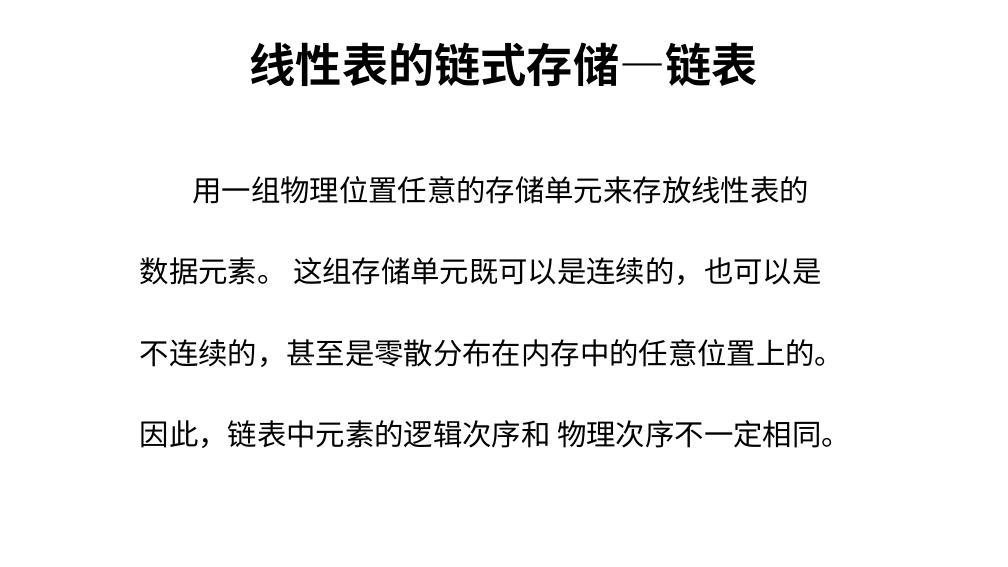
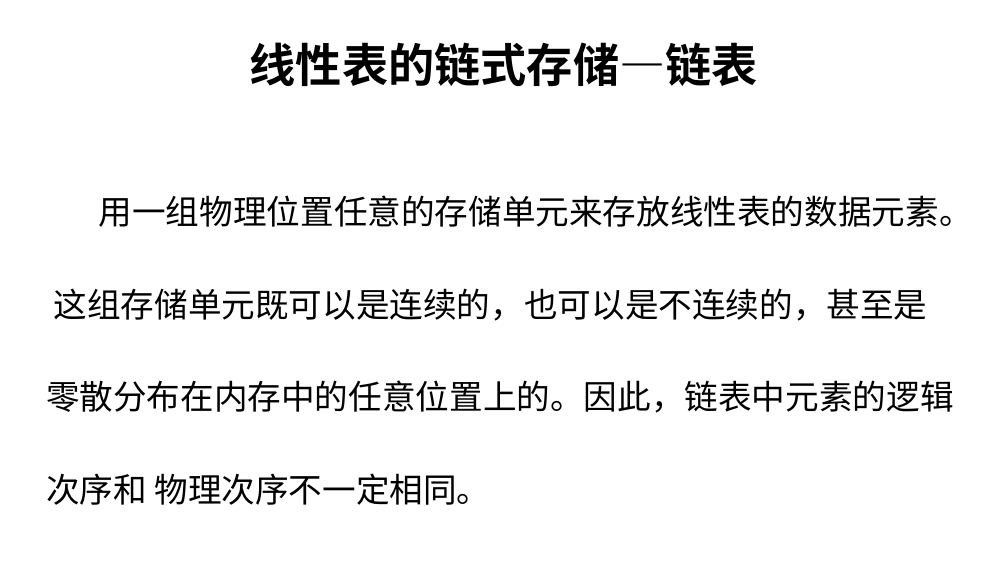
Before and after one commit to Gempittance/Data_Structur_Build, a slide deck: slide 39 of 数据结构PPT/ds2.pptx. Drawn at 1008x567 pixels with LibreOffice and Linux fonts; fonts in the diff are those of the drawing. Boxes give left, top, right and bottom in pixels: in the first picture for what was removed or moved away, otherwise in the second. Text is boxed around its words. In the diff, an @@ line names an element or a change of style, - is before the commit and + after.

```diff
--- a/数据结构PPT/ds2.pptx
+++ b/数据结构PPT/ds2.pptx
@@ text at bbox=[46, 195, 973, 505]: text changed; size 28 to 32 pt @@
-用一组物理位置任意的存储单元来存放线性表的
-数据元素。 这组存储单元既可以是连续的，也可以是
-不连续的，甚至是零散分布在内存中的任意位置上的。
-因此，链表中元素的逻辑次序和 物理次序不一定相同。
+用一组物理位置任意的存储单元来存放线性表的数据元素。 这组存储单元既可以是连续的，也可以是不连续的，甚至是零散分布在内存中的任意位置上的。因此，链表中元素的逻辑次序和 物理次序不一定相同。
```
Also in this commit, not shown: 15 other slides changed.
